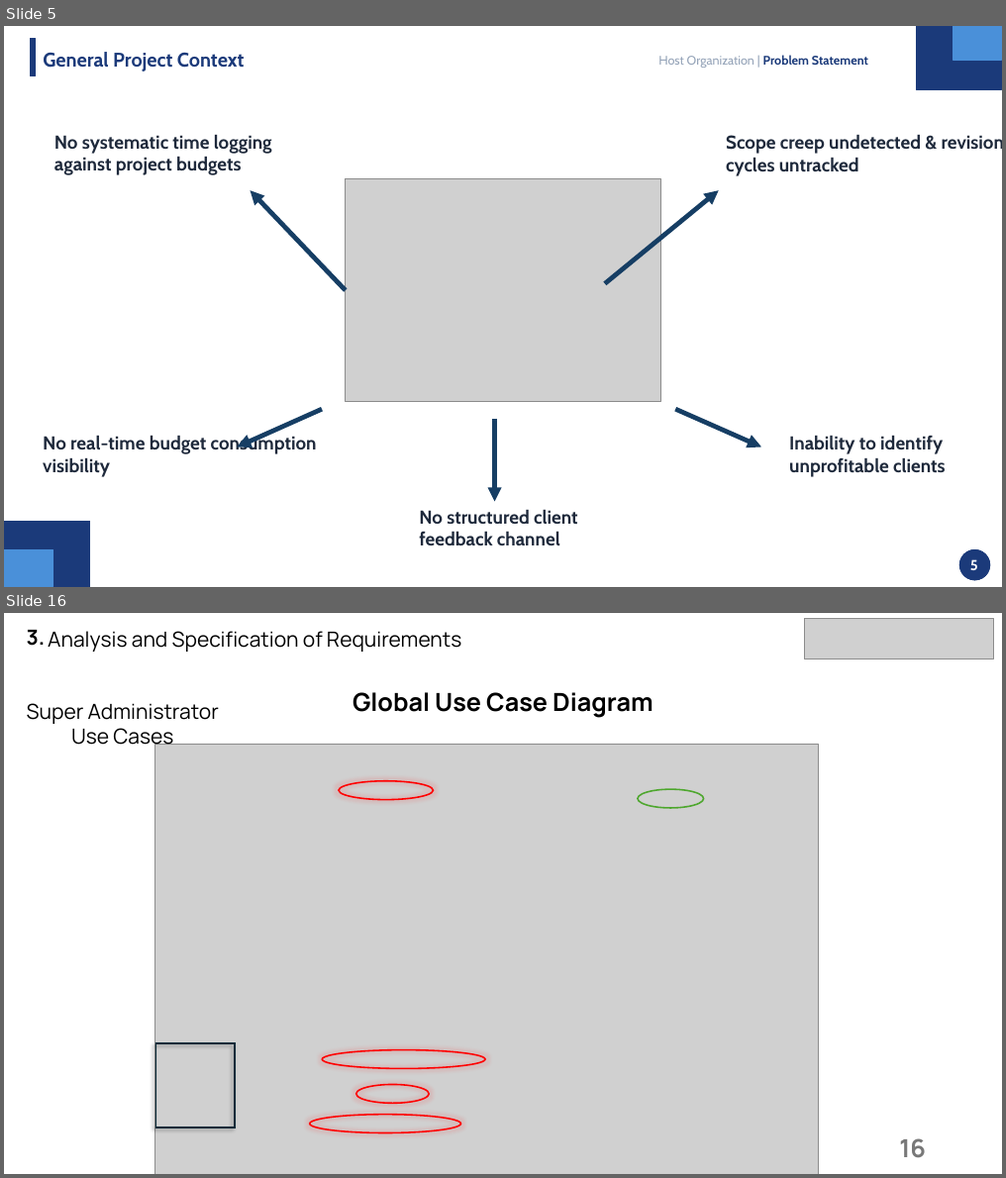
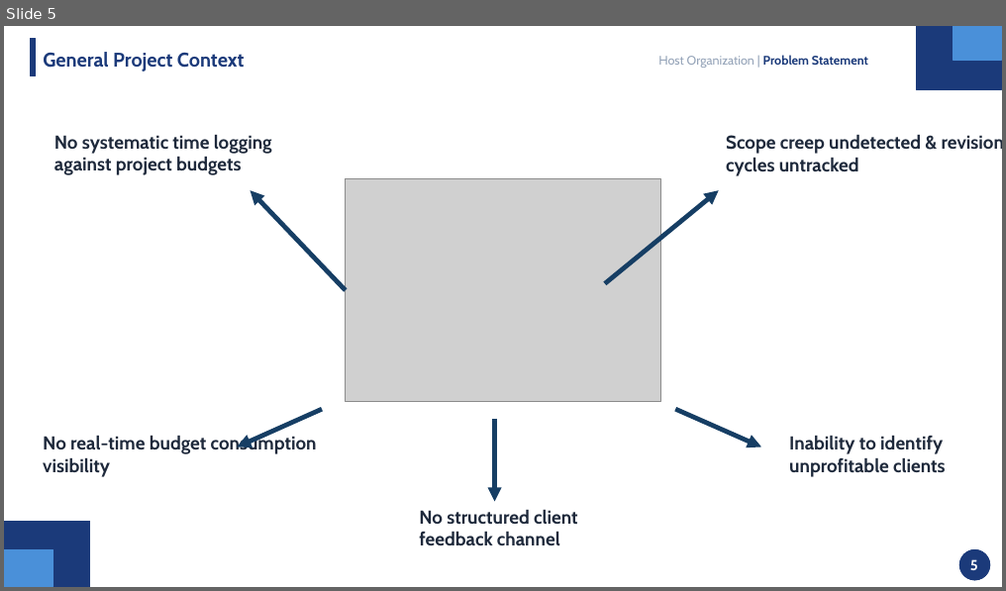
Before and after one commit to mahdi000666/DesignFlow, a slide deck: docs/Presentation.pptx. Shown one above the other, each under a label of ours: slides 5 and 16 before the commit, slide 5 after it; the slides between them are not shown. The pictures are 1006x1178 and 1006x591 pixels, drawn with LibreOffice and Linux fonts; fonts in the diff are those of the drawing; grey boxes stand for pictures. Boxes give left, top, right and bottom in pixels: in the first picture for what was removed or moved away, otherwise in the second. Text is boxed around its words. In the diff, an @@ line names an element or a change of style, - is before the commit and + after.

```diff
--- a/docs/Presentation.pptx
+++ b/docs/Presentation.pptx
@@ slide 16 removed at bbox=[4, 613, 1002, 1174], background #FFFFFF @@
@@ text removed at bbox=[27, 630, 46, 646] @@
-3.
@@ text removed at bbox=[48, 631, 461, 652] @@
-Analysis and Specification of Requirements
@@ picture removed at bbox=[804, 618, 994, 660] @@
@@ text removed at bbox=[352, 692, 653, 717] @@
-Global Use Case Diagram
@@ text removed at bbox=[27, 703, 219, 751] @@
-Super Administrator Use Cases
@@ picture removed at bbox=[154, 744, 819, 1174] @@
@@ ellipse removed at bbox=[339, 781, 433, 800] @@
@@ ellipse removed at bbox=[638, 789, 704, 808] @@
@@ rectangle removed at bbox=[156, 1044, 235, 1128] @@
@@ ellipse removed at bbox=[322, 1051, 485, 1069] @@
@@ ellipse removed at bbox=[356, 1084, 430, 1103] @@
@@ ellipse removed at bbox=[310, 1115, 460, 1134] @@
@@ page number removed at bbox=[899, 1139, 926, 1158] @@
-16
```
Also in this commit, not shown: 6 slides changed, 11 slides added, 39 other slides removed.
